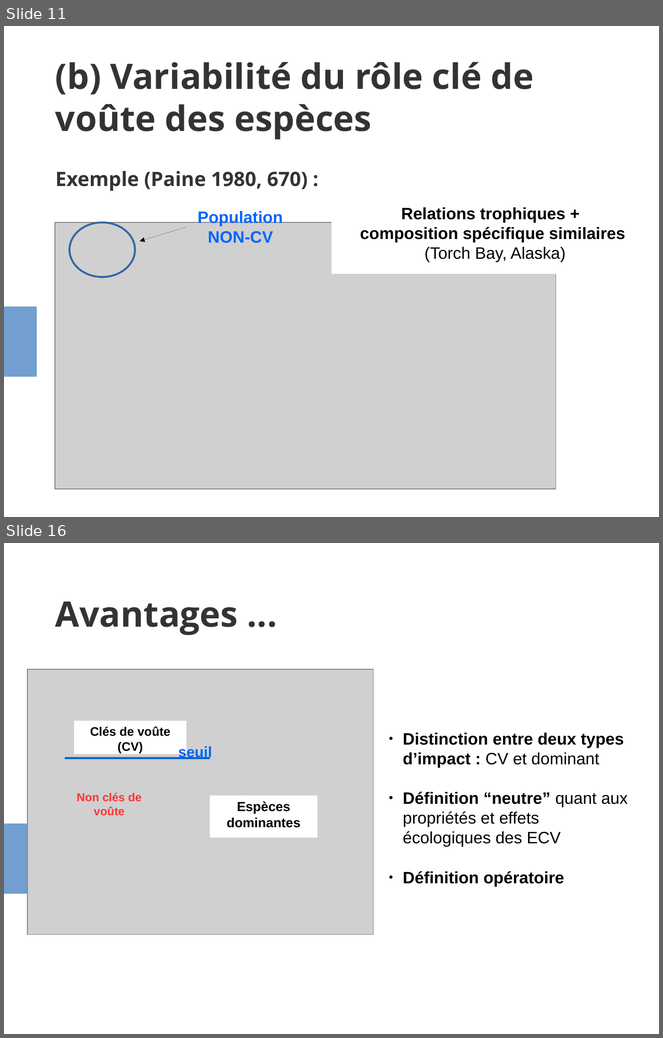
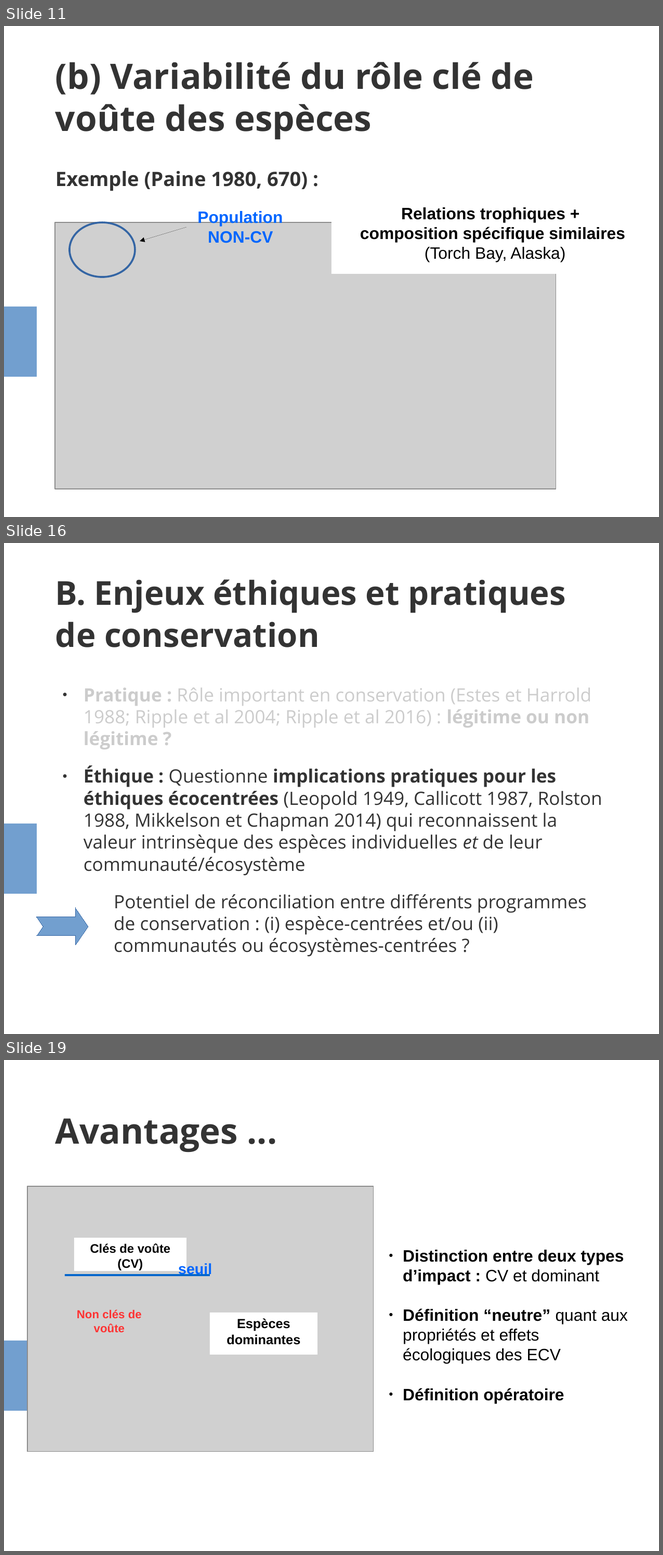
Before and after one commit to evadelmas/keystone_concept, a slide deck: presentation_LEIPS.odp. Shown one above the other, each under a label of ours: slides 11 and 16 before the commit, slides 11, 16 and 19 after it; the slides between them are not shown. The pictures are 663x1038 and 663x1555 pixels, drawn with LibreOffice and Linux fonts; fonts in the diff are those of the drawing; grey boxes stand for pictures. Boxes give left, top, right and bottom in pixels: in the first picture for what was removed or moved away, otherwise in the second. Text is boxed around its words. In the diff, an @@ line names an element or a change of style, - is before the commit and + after.

```diff
--- a/presentation_LEIPS.odp
+++ b/presentation_LEIPS.odp
@@ slide 16 added at bbox=[4, 543, 659, 1034], background #FFFFFF; not listed: 1 template element that a slide beside it also shows @@
@@ title added at bbox=[55, 579, 566, 648], 40 pt, text #333333, bold @@
+B. Enjeux éthiques et pratiques de conservation
@@ text added at bbox=[84, 688, 603, 957], 22.2 pt, text #333333 @@
+● Pratique : Rôle important en conservation (Estes et Harrold 1988; Ripple et al 2004; Ripple et al 2016) : légitime ou non légitime ?
+● Éthique : Questionne implications pratiques pour les éthiques écocentrées (Leopold 1949, Callicott 1987, Rolston 1988, Mikkelson et Chapman 2014) qui reconnaissent la valeur intrinsèque des espèces individuelles et de leur communauté/écosystème
+Potentiel de réconciliation entre différents programmes de conservation : (i) espèce-centrées et/ou (ii) communautés ou écosystèmes-centrées ?
@@ freeform shape added at bbox=[37, 908, 88, 945], fill #729FCF, outline #3465A4 0 pt @@
@@ what was slide 16 is now slide 19 @@
```
Also in this commit, not shown: 5 slides changed, 3 other slides added, 1 slide removed, 1 other file.
